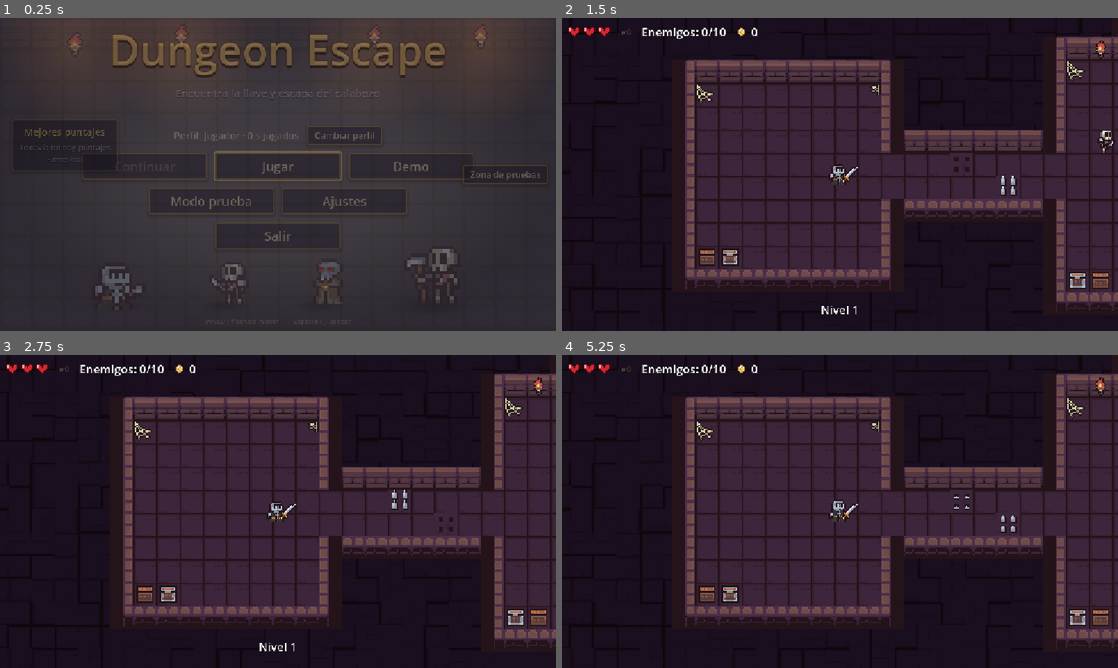
Above: before the commit, frames 1-4 (two rows, left to right).
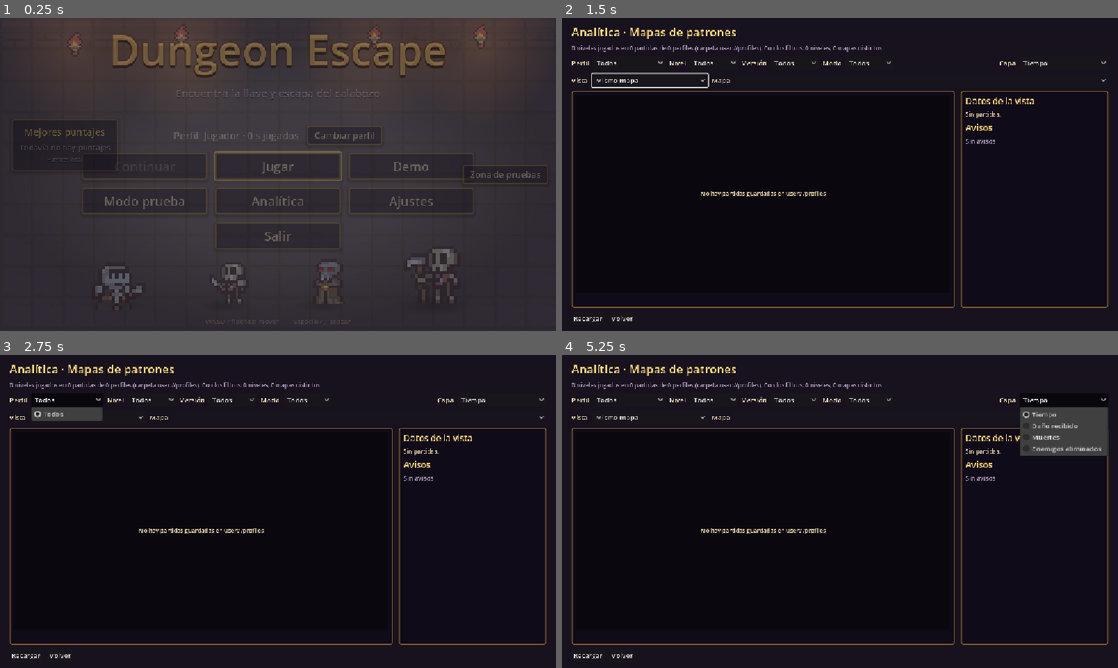
Above: after the commit, the same moments.

Repository: Thegreenmarshadow/dungeon-escape
Game: Godot game, scene res://scenes/MainMenu.tscn
Same seed, same stepped clock (60 frames per second), same inputs: the game is played once before the commit and once after it. Sound files missing from this copy of the repository are replaced by a short silence.
Inputs (mouse positions are in pixels of both pictures, inside the frame that each line leads up to):
- Up to frame 1 (0.25 s): no input
- Up to frame 2 (1.5 s): click (840, 199) at 0.5 s, where only the run after the commit has a clickable "Analítica"; click (840, 165) at 1.25 s, where only the run before the commit has a clickable "Jugar"
- Up to frame 3 (2.75 s): click (66, 398) at 2 s, where only the run after the commit has a clickable "Todos"
- Up to frame 4 (5.25 s): click (712, 398) at 2.75 s, where only the run after the commit has a clickable "Todos"; click (795, 398) at 3.5 s, where only the run after the commit has a clickable "Todos"; click (867, 398) at 4.25 s, where only the run after the commit has a clickable "Todos"; click (1062, 398) at 5 s, where only the run after the commit has a clickable "Tiempo"

The runs differ from the first frame. In frame 1, 0.6% of the frame differs, in the area x 18-78%, y 54-63%; in frame 2, 47%; in frame 3, 48%; in frame 4, 48%, in the area x 1-100%, y 2-98%.

Commit message:
feat(menu): open AnalyticsReport from the main menu in debug builds

Diff:
--- a/scenes/MainMenu.tscn
+++ b/scenes/MainMenu.tscn
@@ -599,6 +599,24 @@
 theme_override_styles/focus = SubResource("StyleBoxFlat_focus")
 text = "Modo prueba"
 
+[node name="AnalyticsButton" type="Button" parent="VBox/ModeRow"]
+unique_name_in_owner = true
+visible = false
+custom_minimum_size = Vector2(260, 56)
+layout_mode = 2
+size_flags_horizontal = 4
+tooltip_text = "Solo en builds de depuración: mapas de calor de las partidas guardadas"
+theme_override_colors/font_color = Color(0.95, 0.88, 0.7, 1)
+theme_override_colors/font_focus_color = Color(1, 0.95, 0.75, 1)
+theme_override_colors/font_pressed_color = Color(0.8, 0.7, 0.5, 1)
+theme_override_colors/font_hover_color = Color(1, 0.95, 0.75, 1)
+theme_override_font_sizes/font_size = 26
+theme_override_styles/normal = SubResource("StyleBoxFlat_normal")
+theme_override_styles/pressed = SubResource("StyleBoxFlat_pressed")
+theme_override_styles/hover = SubResource("StyleBoxFlat_hover")
+theme_override_styles/focus = SubResource("StyleBoxFlat_focus")
+text = "Analítica"
+
 [node name="SettingsButton" type="Button" parent="VBox/ModeRow"]
 unique_name_in_owner = true
 custom_minimum_size = Vector2(260, 56)
--- a/scripts/main_menu.gd
+++ b/scripts/main_menu.gd
@@ -6,10 +6,13 @@
 const FADE_IN_TIME := 0.8
 ## Cuántos puntajes de la tabla se muestran en el menú.
 const SHOWN_SCORES := 5
+## Informe de patrones de la telemetría (herramienta del equipo).
+const ANALYTICS_REPORT_SCENE := "res://scenes/AnalyticsReport.tscn"
 
 @onready var play_button: Button = %PlayButton
 @onready var demo_button: Button = %DemoButton
 @onready var test_mode_button: Button = %TestModeButton
+@onready var analytics_button: Button = %AnalyticsButton
 @onready var sandbox_button: Button = %SandboxButton
 @onready var quit_button: Button = %QuitButton
 @onready var title: Label = %Title
@@ -30,6 +33,10 @@
 	# La demo está en todas las builds: es para quien todavía no conoce el juego.
 	demo_button.pressed.connect(Game.start_demo)
 	test_mode_button.pressed.connect(Game.go_to_difficulty_report)
+	# El informe de analítica es para el equipo, no para quien juega: igual
+	# que la zona de pruebas, solo en el editor y en builds de depuración.
+	analytics_button.visible = OS.is_debug_build()
+	analytics_button.pressed.connect(func() -> void: get_tree().change_scene_to_file(ANALYTICS_REPORT_SCENE))
 	# La zona de pruebas es una herramienta de desarrollo: solo en el editor y
 	# en builds de depuración, nunca en la versión publicada.
 	sandbox_button.visible = OS.is_debug_build()
